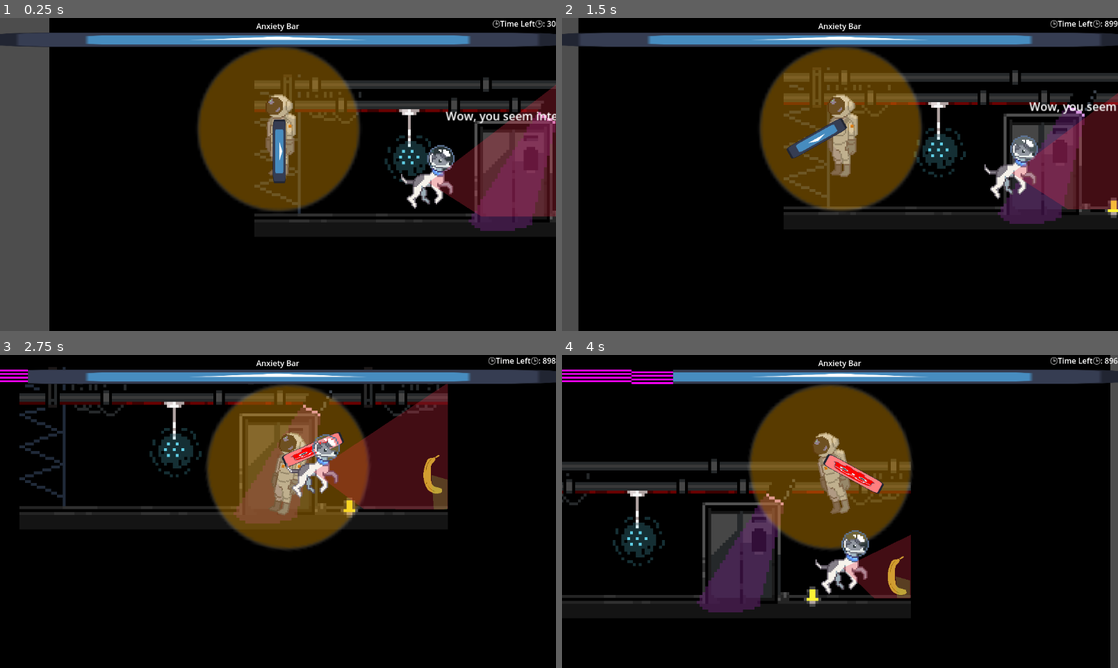
Above: before the commit, frames 1-4 (two rows, left to right).
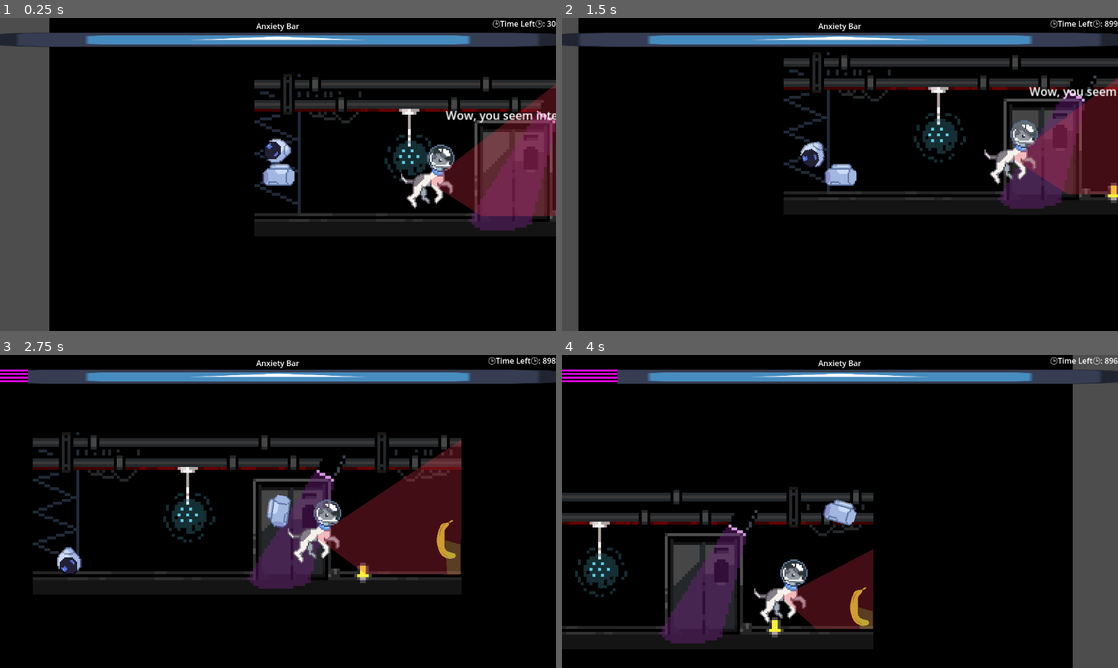
Above: after the commit, the same moments.

Repository: PiotrusWatson/last_party
Game: Godot game, scene res://worlds/piotrus_scene.tscn
Same seed, same stepped clock (60 frames per second), same inputs: the game is played once before the commit and once after it. The engine's default icon, where the game draws it, is replaced by a stand-in: a white triangle on a blue panel in a dark square.
Inputs (mouse positions are in pixels of both pictures, inside the frame that each line leads up to):
- Up to frame 1 (0.25 s): no input
- Up to frame 2 (1.5 s): move the mouse to (962, 158) at 0.52 s; press the mouse at (962, 158) at 0.53 s; move the mouse to (728, 190) at 1.27 s; release the mouse at (728, 190) at 1.28 s; click (728, 190) at 1.35 s
- Up to frame 3 (2.75 s): move the mouse to (333, 442) at 2.02 s; press the mouse at (333, 442) at 2.03 s
- Up to frame 4 (4 s): move the mouse to (812, 574) at 2.77 s; release the mouse at (812, 574) at 2.78 s; click (812, 574) at 2.85 s; move the mouse to (1006, 558) at 3.52 s; press the mouse at (1006, 558) at 3.53 s

The runs differ from the first frame. In frame 1, 13% of the frame differs, in the area x 35-100%, y 9-68%; in frame 2, 22%; in frame 3, 30%; in frame 4, 36%, in the area x 0-99%, y 0-100%.

Commit message:
started making body parts

Diff:
--- /dev/null
+++ b/prefabs/player/body_parts/head.tscn
@@ -0,0 +1,15 @@
+[gd_scene load_steps=3 format=3 uid="uid://cf21ft67x8nc4"]
+
+[ext_resource type="Texture2D" uid="uid://dxtlht4jxmb7h" path="res://sprites/Player/BodyParts/Astronaut_floating_head.png" id="1_pvuqw"]
+
+[sub_resource type="CircleShape2D" id="CircleShape2D_t123f"]
+
+[node name="Head" type="RigidBody2D"]
+mass = 0.01
+
+[node name="Sprite2D" type="Sprite2D" parent="."]
+position = Vector2(14, 4)
+texture = ExtResource("1_pvuqw")
+
+[node name="CollisionShape2D" type="CollisionShape2D" parent="."]
+shape = SubResource("CircleShape2D_t123f")
--- /dev/null
+++ b/prefabs/player/body_parts/left_arm_upper.tscn
@@ -0,0 +1,18 @@
+[gd_scene load_steps=3 format=3 uid="uid://1se5evh7ewp0"]
+
+[ext_resource type="Texture2D" uid="uid://cm47wn8a378su" path="res://sprites/Player/BodyParts/Astronaut_floating_armL.png" id="1_drhip"]
+
+[sub_resource type="CapsuleShape2D" id="CapsuleShape2D_cjmcl"]
+radius = 3.0
+height = 12.7692
+
+[node name="LeftArmUpper" type="RigidBody2D"]
+mass = 0.01
+
+[node name="Sprite2D" type="Sprite2D" parent="."]
+position = Vector2(9, -6)
+texture = ExtResource("1_drhip")
+
+[node name="CollisionShape2D" type="CollisionShape2D" parent="."]
+rotation = 0.598648
+shape = SubResource("CapsuleShape2D_cjmcl")
--- /dev/null
+++ b/prefabs/player/body_parts/right_arm_lower.tscn
@@ -0,0 +1,19 @@
+[gd_scene load_steps=3 format=3 uid="uid://dnb2dj3kxpc4l"]
+
+[ext_resource type="Texture2D" uid="uid://bjahctoa5yocf" path="res://sprites/Player/BodyParts/Astronaut_floating_handR.png" id="1_fd2wh"]
+
+[sub_resource type="CapsuleShape2D" id="CapsuleShape2D_cjmcl"]
+radius = 1.93542
+height = 10.6854
+
+[node name="RightArmLower" type="RigidBody2D"]
+mass = 0.01
+
+[node name="Sprite2D" type="Sprite2D" parent="."]
+position = Vector2(22, -5)
+texture = ExtResource("1_fd2wh")
+
+[node name="CollisionShape2D" type="CollisionShape2D" parent="."]
+position = Vector2(-1, 1)
+rotation = 1.31598
+shape = SubResource("CapsuleShape2D_cjmcl")
--- /dev/null
+++ b/prefabs/player/body_parts/right_arm_upper.tscn
@@ -0,0 +1,19 @@
+[gd_scene load_steps=3 format=3 uid="uid://be57jqugphug1"]
+
+[ext_resource type="Texture2D" uid="uid://cn10rlnjgdwlp" path="res://sprites/Player/BodyParts/Astronaut_floating_armR.png" id="1_dt1vo"]
+
+[sub_resource type="CapsuleShape2D" id="CapsuleShape2D_cjmcl"]
+radius = 2.18749
+height = 8.24581
+
+[node name="RightArmUpper" type="RigidBody2D"]
+mass = 0.01
+
+[node name="Sprite2D" type="Sprite2D" parent="."]
+position = Vector2(14, -4)
+texture = ExtResource("1_dt1vo")
+
+[node name="CollisionShape2D" type="CollisionShape2D" parent="."]
+position = Vector2(-1, 0)
+rotation = 1.31598
+shape = SubResource("CapsuleShape2D_cjmcl")
--- a/prefabs/player/player.tscn
+++ b/prefabs/player/player.tscn
@@ -1,32 +1,34 @@
-[gd_scene load_steps=10 format=3 uid="uid://bovapflawkyh"]
+[gd_scene load_steps=11 format=3 uid="uid://bovapflawkyh"]
 
 [ext_resource type="Script" path="res://prefabs/player/player.gd" id="1_4ttaq"]
-[ext_resource type="SpriteFrames" uid="uid://bklbwmhu5dyhk" path="res://prefabs/player/player_anims.tres" id="1_l5056"]
+[ext_resource type="Texture2D" uid="uid://tb5t6kmedonj" path="res://sprites/Player/BodyParts/Astronaut_floating_torso.png" id="2_iw4hd"]
 [ext_resource type="PackedScene" uid="uid://b3r3r55bme8l6" path="res://components/physics_mover.tscn" id="3_chdan"]
 [ext_resource type="Texture2D" uid="uid://brgqd5do7bveh" path="res://sprites/placeholder/circle.tres" id="4_ujjfo"]
 [ext_resource type="PackedScene" uid="uid://couje8gm6mtot" path="res://components/health.tscn" id="4_yrta5"]
 [ext_resource type="Script" path="res://prefabs/arm/arm.gd" id="6_2gfem"]
 [ext_resource type="SpriteFrames" uid="uid://b5c8k530i4nrf" path="res://prefabs/arm/arm_sprite_frames.tres" id="6_qpuv8"]
+[ext_resource type="PackedScene" uid="uid://cf21ft67x8nc4" path="res://prefabs/player/body_parts/head.tscn" id="8_7gs0h"]
 
 [sub_resource type="CapsuleShape2D" id="CapsuleShape2D_lxn8t"]
 radius = 6.0
-height = 40.0
+height = 22.0
 
 [sub_resource type="CircleShape2D" id="CircleShape2D_ah0om"]
 radius = 58.0086
 
 [node name="Player" type="RigidBody2D" groups=["Partiers"]]
+texture_filter = 1
 script = ExtResource("1_4ttaq")
 
-[node name="AnimatedSprite2D" type="AnimatedSprite2D" parent="."]
+[node name="Torso" type="Sprite2D" parent="."]
 texture_filter = 1
-sprite_frames = ExtResource("1_l5056")
-animation = &"placeholder"
+position = Vector2(-14, 31)
+texture = ExtResource("2_iw4hd")
 centered = false
 offset = Vector2(-15.81, -61.36)
 
 [node name="CollisionShape2D" type="CollisionShape2D" parent="."]
-position = Vector2(1, -22)
+rotation = 1.5708
 shape = SubResource("CapsuleShape2D_lxn8t")
 
 [node name="Components" type="Node" parent="."]
@@ -37,6 +39,7 @@
 [node name="Health" parent="Components" instance=ExtResource("4_yrta5")]
 
 [node name="PersonalSpace" type="Area2D" parent="."]
+visible = false
 
 [node name="CollisionShape2D" type="CollisionShape2D" parent="PersonalSpace"]
 position = Vector2(0, -32)
@@ -53,6 +56,7 @@
 wait_time = 0.5
 
 [node name="Arm" type="RayCast2D" parent="."]
+visible = false
 position = Vector2(0, -35)
 target_position = Vector2(50, 0)
 script = ExtResource("6_2gfem")
@@ -63,6 +67,12 @@
 sprite_frames = ExtResource("6_qpuv8")
 animation = &"open"
 
+[node name="BodyParts" type="Node2D" parent="."]
+
+[node name="Head" parent="BodyParts" instance=ExtResource("8_7gs0h")]
+
+[node name="Joints" type="Node2D" parent="."]
+
 [connection signal="dead" from="Components/Health" to="." method="_on_health_dead"]
 [connection signal="body_entered" from="PersonalSpace" to="." method="_on_personal_space_body_entered"]
 [connection signal="body_exited" from="PersonalSpace" to="." method="_on_personal_space_body_exited"]
